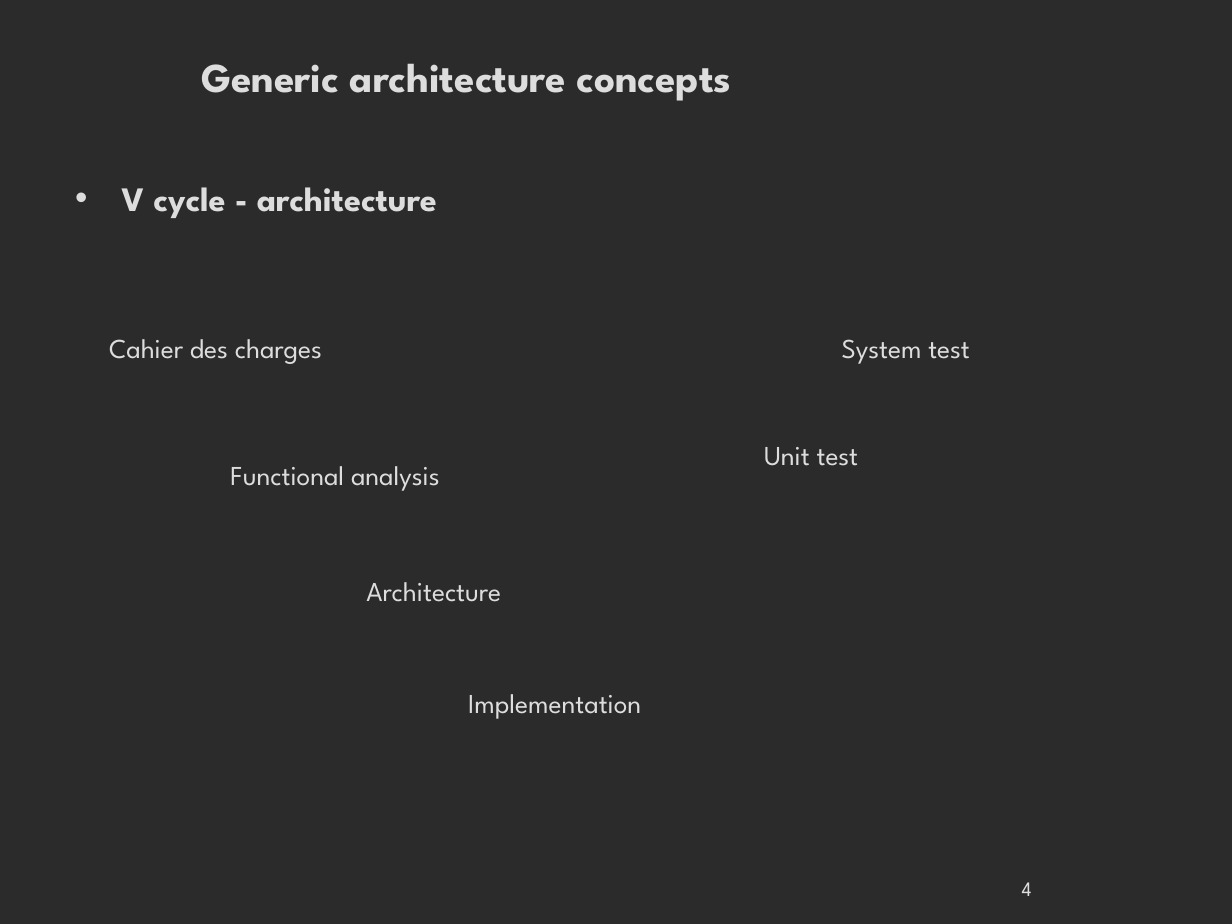
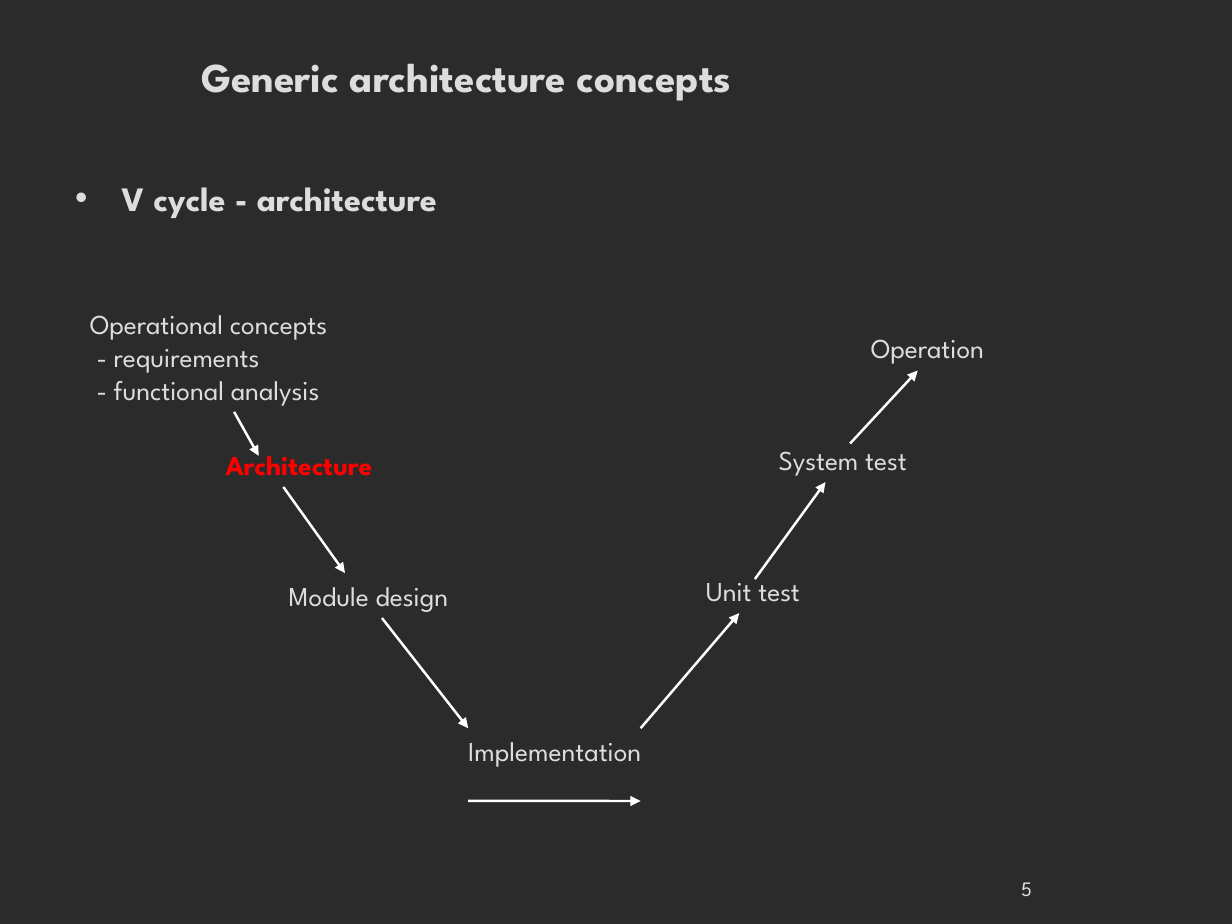
Before and after one commit to danielausparis/arch, a slide deck: slide 5 of archi-web.odp (slide 4 before the commit). Drawn at 1232x924 pixels with LibreOffice and Linux fonts; fonts in the diff are those of the drawing; background and template pictures are left out; a plain dark background stands for a picture behind light text. Boxes give left, top, right and bottom in pixels: in the first picture for what was removed or moved away, otherwise in the second. Text is boxed around its words. In the diff, an @@ line names an element or a change of style, - is before the commit and + after.

```diff
--- a/archi-web.odp
+++ b/archi-web.odp
@@ text at [90,315,327,406]: text changed @@
-Functional analysis
+Operational concepts
+- requirements
+- functional analysis
@@ text removed at [109,339,322,364] @@
-Cahier des charges
@@ text added at [871,339,984,364], 16 pt, text #DDDDDD @@
+Operation
@@ arrow added from (850, 444) to (918, 371), #FFFFFF 1.45 pt @@
@@ arrow added from (234, 411) to (259, 456), #FFFFFF 1.45 pt @@
@@ text "Architecture": place and size @@
-text "Architecture" at [366,582,501,602]
+text "Architecture" at [226,448,373,476]
@@ text "Architecture" at [226,448,373,476]: text colour #DDDDDD to #FF0000, bold on @@
@@ text "System test" rewrapped from [842,339,970,364] to [779,443,907,476] @@
@@ arrow added from (283, 487) to (345, 573), #FFFFFF 1.45 pt @@
@@ arrow added from (755, 579) to (825, 482), #FFFFFF 1.45 pt @@
@@ text "Unit test" rewrapped from [764,447,859,466] to [706,574,800,602] @@
@@ text added at [289,587,449,612], 16 pt, text #DDDDDD @@
+Module design
@@ arrow added from (382, 618) to (468, 728), #FFFFFF 1.45 pt @@
@@ arrow added from (641, 728) to (739, 614), #FFFFFF 1.45 pt @@
@@ text "Implementation": place and size @@
-text "Implementation" at [468,694,641,719]
+text "Implementation" at [468,742,641,767]
@@ arrow added from (468, 801) to (641, 801), #FFFFFF 1.45 pt @@
@@ page number at [1021,882,1032,896]: text changed @@
-4
+5
```
Also in this commit, not shown: 4 other slides changed, 6 slides added, 1 other file.
